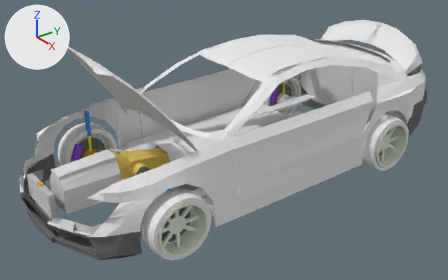
The Blender file BMW/bmw150i.blend as it was, and as the next commit left it.
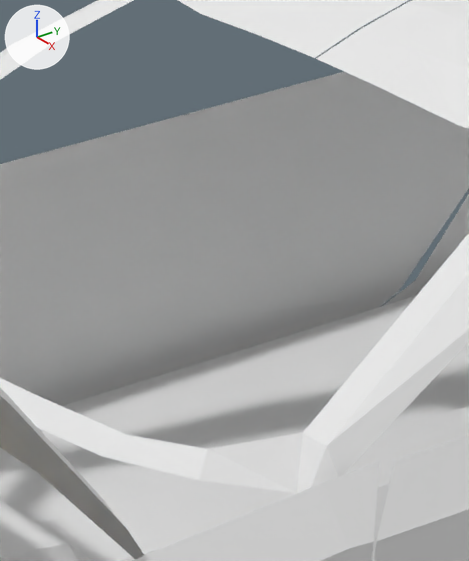
There are two pictures of each version: one whole from a 50 mm lens placed at (9.46, -7.45, 5.56), pointed at (0.1, -0.42, -0.05), one close up on the part from 39% to 56% of the width and 20% to 54% of the height. Every picture has the same lights, and +X, +Y and +Z are marked at upper left.

The first close-up shows 'body', 'hood', 'leftDoor', 'rightDoor'.
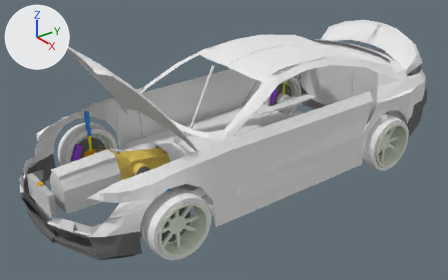
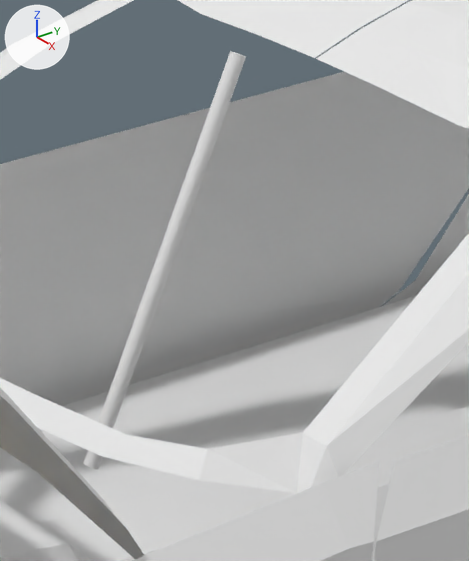
The change in detail:
Object 'steeringColumn.001' (ob_steeringcolumn_001) is new; it shows a copy of the mesh of ob_rotationnuckle_001.
Its location is (0.486, -1.255, 1.156).
Its rotation in degrees is (-25, 0, 0).
Its scale is (0.0267, 0.0267, 0.704).

Boxes [x1, y1, x2, y2] around the edits, measured in the close-ups (469 x 561 px):
'steeringColumn.001', added: after [83, 51, 246, 469]
